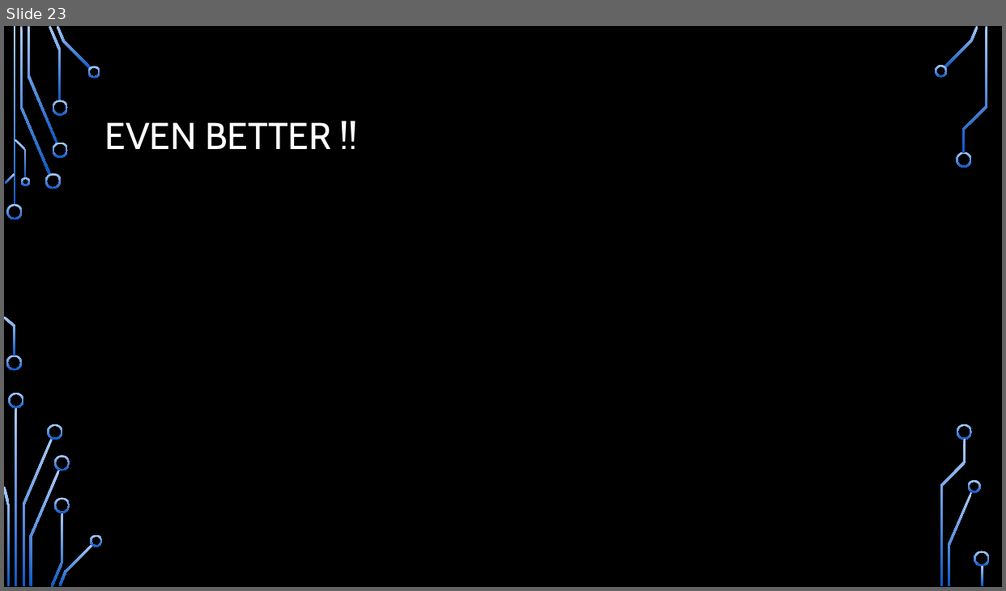
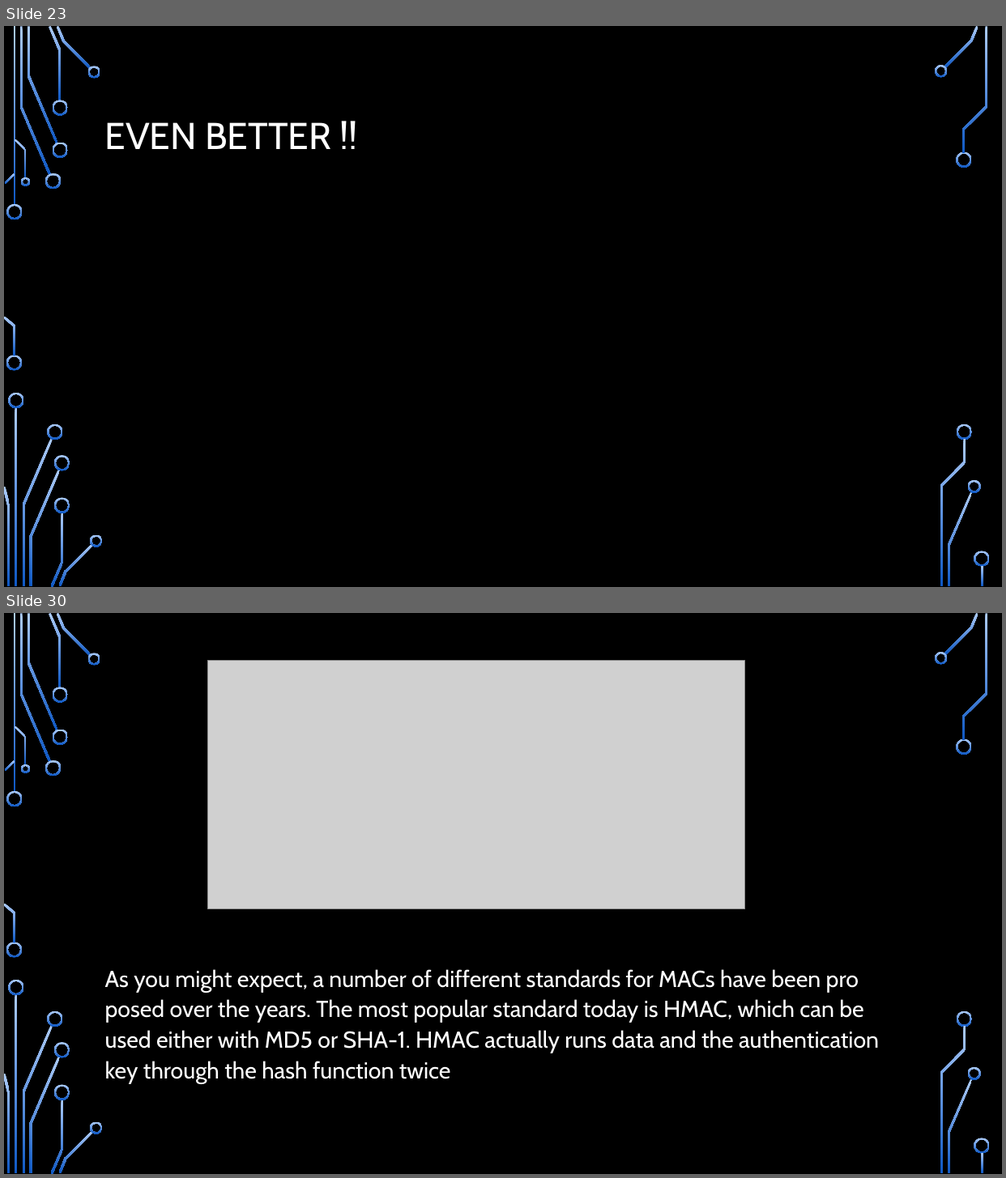
Before and after one commit to CDsonji/NET-Seminar, a slide deck: TLS.pptx. Shown one above the other, each under a label of ours: slide 23 before the commit, slides 23 and 30 after it; the slides between them are not shown. The pictures are 1006x591 and 1006x1178 pixels, drawn with LibreOffice and Linux fonts; fonts in the diff are those of the drawing; grey boxes stand for pictures; background and template pictures are left out. Boxes give left, top, right and bottom in pixels: in the first picture for what was removed or moved away, otherwise in the second. Text is boxed around its words. In the diff, an @@ line names an element or a change of style, - is before the commit and + after.

```diff
--- a/TLS.pptx
+++ b/TLS.pptx
@@ slide 30 added at (x1=4, y1=613, x2=1002, y2=1174), background picture (left out); not listed: 36 template elements that a slide beside it also shows @@
@@ picture added at (x1=207, y1=660, x2=745, y2=909) @@
@@ text added at (x1=105, y1=969, x2=879, y2=1084), 22.2 pt, text #FFFFFF @@
+As you might expect, a number of different standards for MACs have been pro posed over the years. The most popular standard today is HMAC, which can be used either with MD5 or SHA-1. HMAC actually runs data and the authentication key through the hash function twice
```
Also in this commit, not shown: 6 other slides added.
